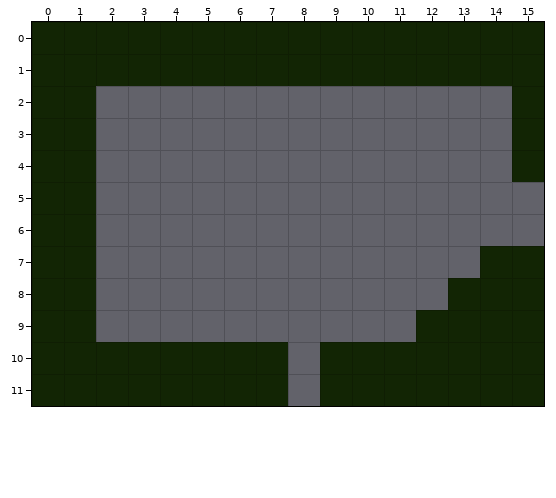
Tiled map (JSON), stored at assets/zones/cradle/r01.tmj. This is how it looked before the edit.
Cells are 16x16 px. Shown: x 0..15, y 0..11.
After the commit:
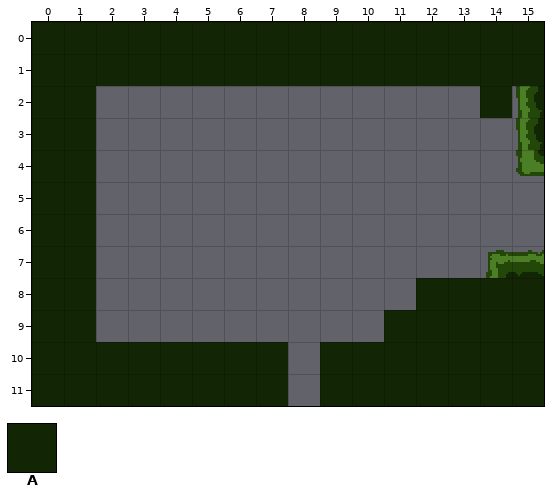
Key: from "cavern": A 1.
_ is an empty cell.
Tiles replaced or removed in this view: A.
Diff:
Changed rows in their new state; . is an unchanged cell.
Layer "collision":
first column x 11:
 2 ...A_
 3 ...._
 4 ...._
 7 ...__
 8 .A...
 9 A....
